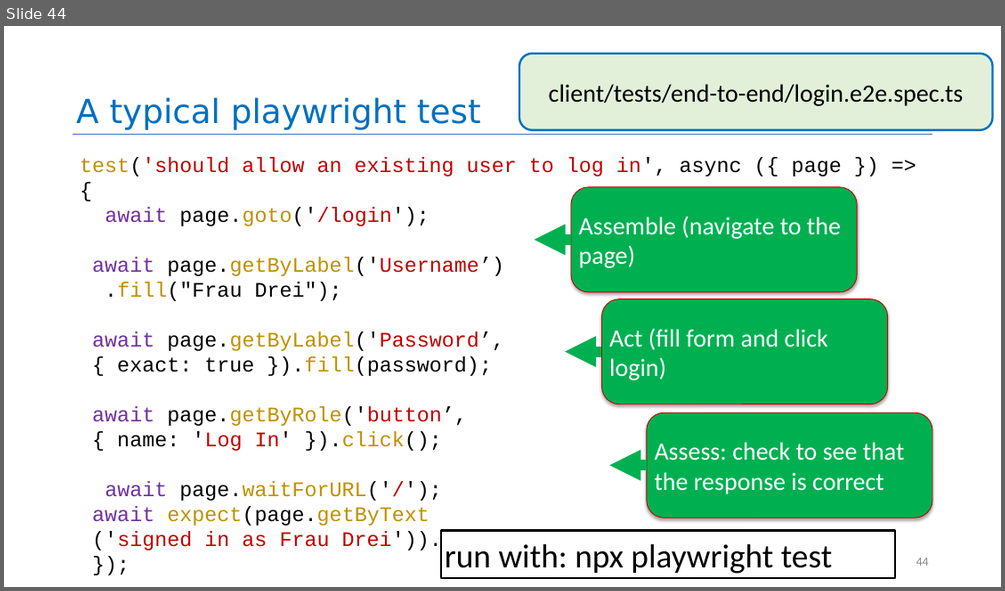
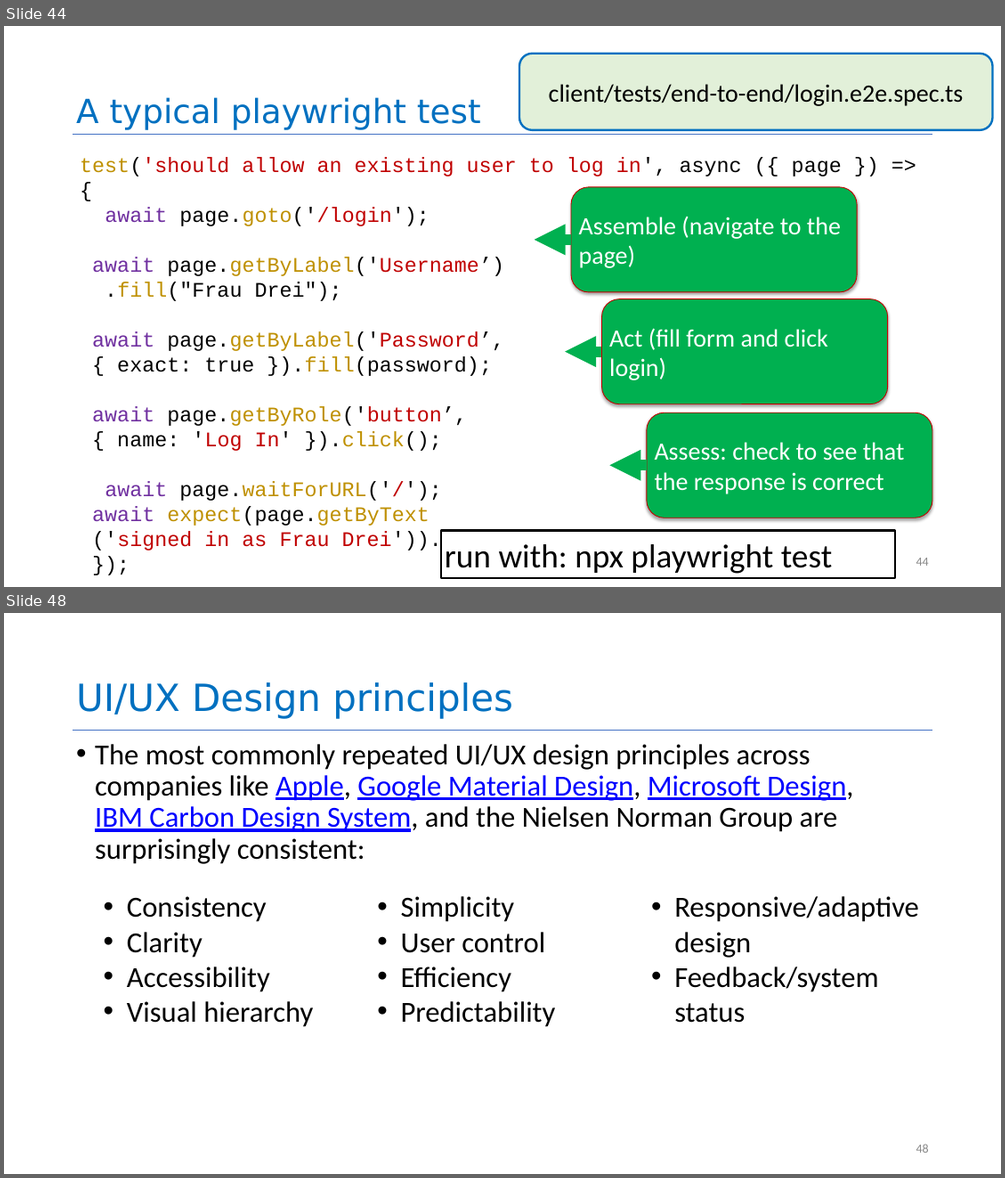
Before and after one commit to neu-se/CS4530-Summer-2026, a slide deck: Slides/Module 06 React Hooks.pptx. Shown one above the other, each under a label of ours: slide 44 before the commit, slides 44 and 48 after it; the slides between them are not shown. The pictures are 1005x591 and 1005x1178 pixels, drawn with LibreOffice and Linux fonts; fonts in the diff are those of the drawing. Boxes give left, top, right and bottom in pixels: in the first picture for what was removed or moved away, otherwise in the second. Text is boxed around its words. In the diff, an @@ line names an element or a change of style, - is before the commit and + after.

```diff
--- a/Slides/Module 06 React Hooks.pptx
+++ b/Slides/Module 06 React Hooks.pptx
@@ slide 48 added at <box>4,613,1001,1174</box>, background #FFFFFF @@
@@ title added at <box>76,682,513,719</box>, 36 pt, text #0070C0 @@
+UI/UX Design principles
@@ line added from (73, 730) to (933, 730), #4472C4 0.5 pt @@
@@ text added at <box>95,744,853,864</box>, 28 pt, text #000000 @@
+• The most commonly repeated UI/UX design principles across companies like Apple, Google Material Design, Microsoft Design, IBM Carbon Design System, and the Nielsen Norman Group are surprisingly consistent:
@@ text added at <box>127,896,919,1027</box>, 28 pt, text #000000 @@
+• Consistency
+• Clarity
+• Accessibility
+• Visual hierarchy
+• Simplicity
+• User control
+• Efficiency
+• Predictability
+• Responsive/adaptive design
+• Feedback/system status
@@ page number added at <box>916,1143,929,1152</box>, 12 pt, text #888888 @@
+48
```
Also in this commit, not shown: 2 slides changed, 1 other slide added, 1 other file.
